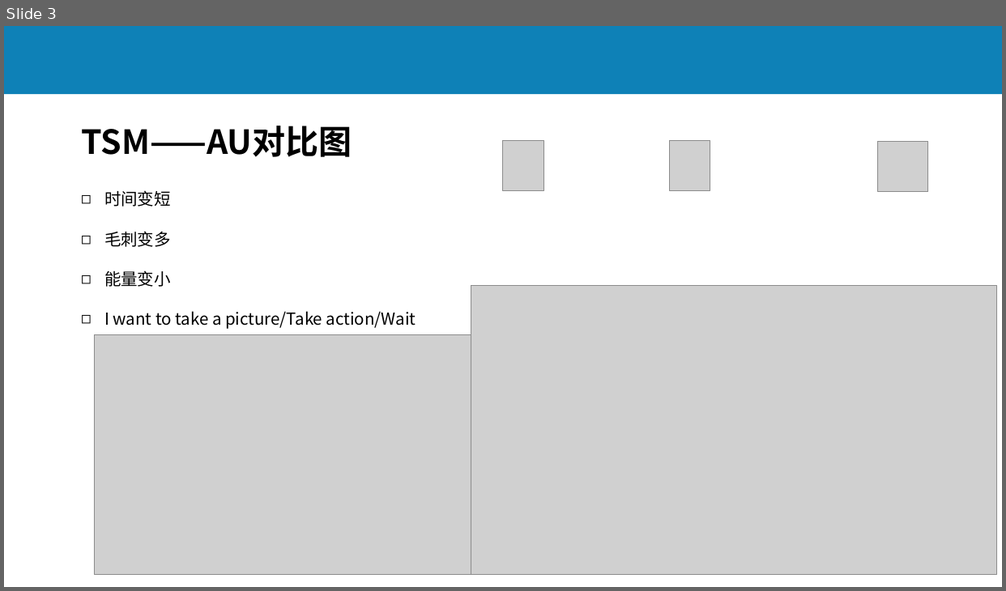
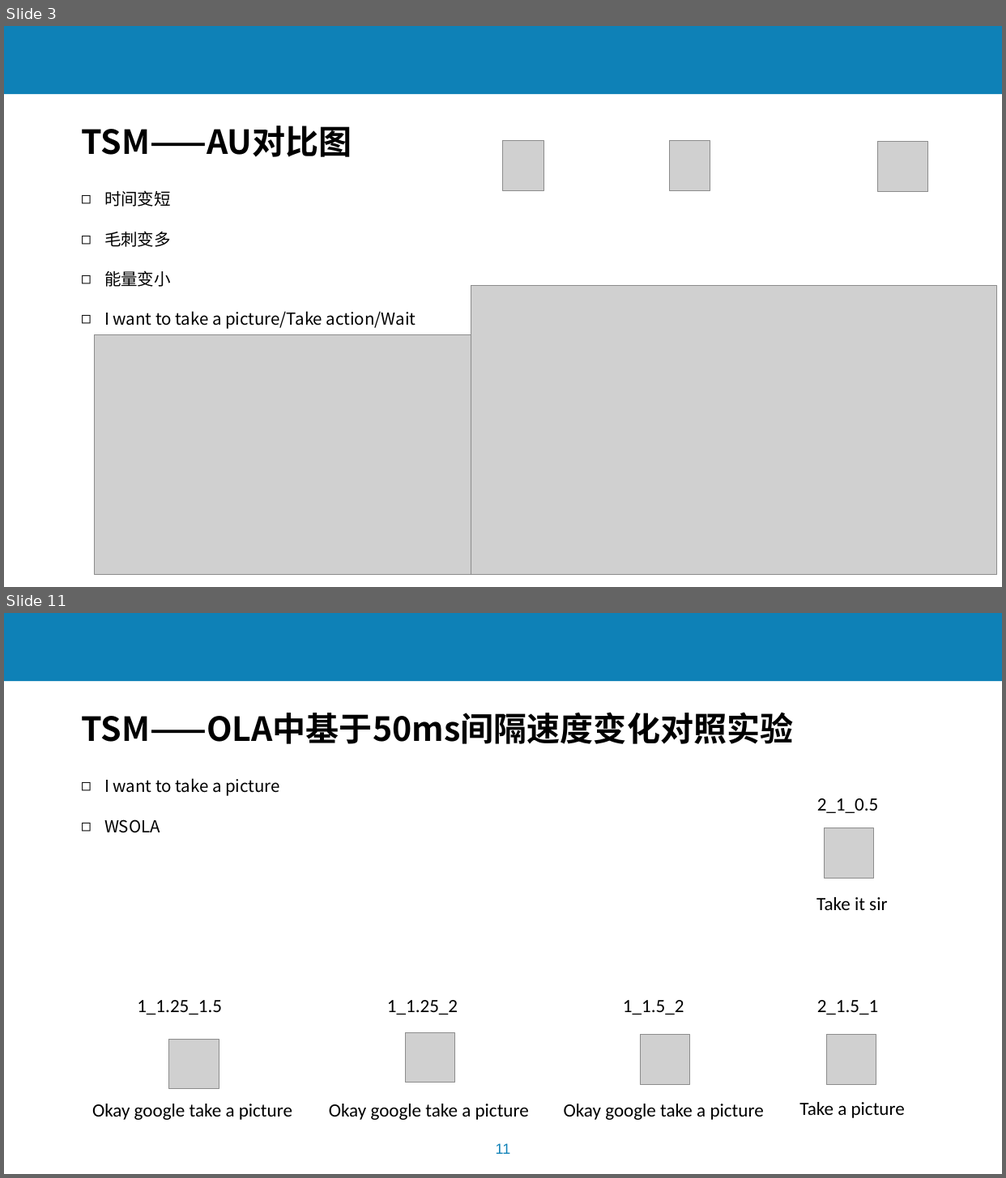
Before and after one commit to lchmoxing/audio_tsm_test, a slide deck: documents/基于音频预处理过程的语音识别系统攻击5.6_brief.pptx. Shown one above the other, each under a label of ours: slide 3 before the commit, slides 3 and 11 after it; the slides between them are not shown. The pictures are 1006x591 and 1006x1178 pixels, drawn with LibreOffice and Linux fonts; fonts in the diff are those of the drawing; grey boxes stand for pictures; background and template pictures are left out. Boxes give left, top, right and bottom in pixels: in the first picture for what was removed or moved away, otherwise in the second. Text is boxed around its words. In the diff, an @@ line names an element or a change of style, - is before the commit and + after.

```diff
--- a/documents/基于音频预处理过程的语音识别系统攻击5.6_brief.pptx
+++ b/documents/基于音频预处理过程的语音识别系统攻击5.6_brief.pptx
@@ slide 11 added at [4, 613, 1002, 1174], background #FFFFFF; not listed: 2 template elements that a slide beside it also shows @@
@@ text added at [81, 712, 793, 744], 32 pt, text #000000, bold @@
+TSM——OLA中基于50ms间隔速度变化对照实验
@@ text added at [104, 778, 280, 833], 16 pt, text #000000 @@
+◻ I want to take a picture
+◻ WSOLA
@@ text added at [817, 798, 879, 813], 18 pt, text #000000 @@
+2_1_0.5
@@ picture added at [824, 828, 874, 879] @@
@@ text added at [816, 897, 887, 910], 18 pt, text #000000 @@
+Take it sir
@@ text added at [137, 1000, 222, 1015], 18 pt, text #000000 @@
+1_1.25_1.5
@@ text added at [387, 1000, 458, 1015], 18 pt, text #000000 @@
+1_1.25_2
@@ text added at [623, 1000, 684, 1015], 18 pt, text #000000 @@
+1_1.5_2
@@ text added at [817, 1000, 879, 1015], 18 pt, text #000000 @@
+2_1.5_1
@@ picture added at [168, 1039, 219, 1089] @@
@@ picture added at [405, 1033, 455, 1083] @@
@@ picture added at [641, 1034, 691, 1084] @@
@@ picture added at [827, 1034, 877, 1084] @@
@@ text added at [92, 1104, 292, 1120], 18 pt, text #000000 @@
+Okay google take a picture
@@ text added at [329, 1104, 529, 1120], 18 pt, text #000000 @@
+Okay google take a picture
@@ text added at [564, 1104, 764, 1120], 18 pt, text #000000 @@
+Okay google take a picture
@@ text added at [799, 1102, 905, 1118], 18 pt, text #000000 @@
+Take a picture
```
Also in this commit, not shown: 7 other slides added, 25 other files.
